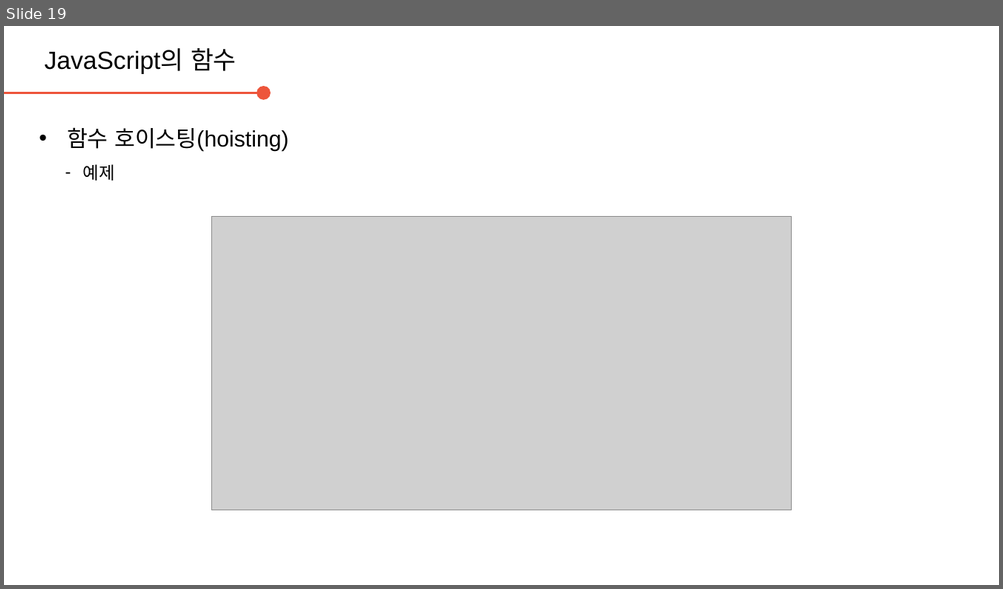
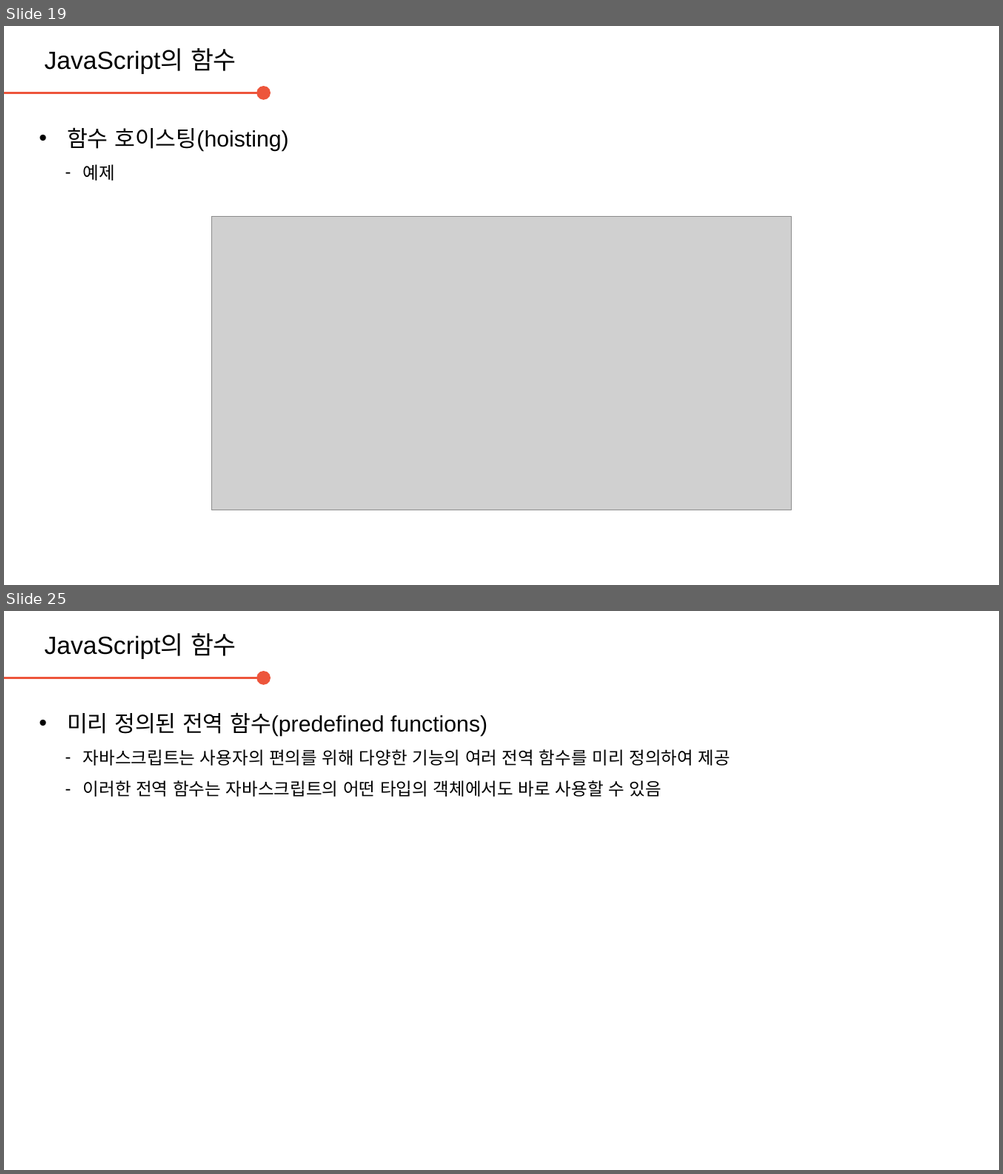
Before and after one commit to daegukdo/GCWM, a slide deck: 35/200901_JavaScript_function.pptx. Shown one above the other, each under a label of ours: slide 19 before the commit, slides 19 and 25 after it; the slides between them are not shown. The pictures are 1003x589 and 1003x1174 pixels, drawn with LibreOffice and Linux fonts; fonts in the diff are those of the drawing; grey boxes stand for pictures; background and template pictures are left out. Boxes give left, top, right and bottom in pixels: in the first picture for what was removed or moved away, otherwise in the second. Text is boxed around its words. In the diff, an @@ line names an element or a change of style, - is before the commit and + after.

Commit message:
get coding with me  - edit JavaScript resource (function)

```diff
--- a/35/200901_JavaScript_function.pptx
+++ b/35/200901_JavaScript_function.pptx
@@ slide 25 added at box(4, 611, 999, 1170), background #FFFFFF @@
@@ text added at box(45, 633, 236, 659), 20 pt, text #000000 @@
+JavaScript의 함수
@@ arrow added from (4, 678) to (264, 678), #ED553B 2.25 pt @@
@@ text added at box(67, 712, 730, 797), 14 pt, text #000000 @@
+• 미리 정의된 전역 함수(predefined functions)
+  – 자바스크립트는 사용자의 편의를 위해 다양한 기능의 여러 전역 함수를 미리 정의하여 제공
+  – 이러한 전역 함수는 자바스크립트의 어떤 타입의 객체에서도 바로 사용할 수 있음
```
Also in this commit, not shown: 15 other slides added, 2 slides removed, 1 other file.
